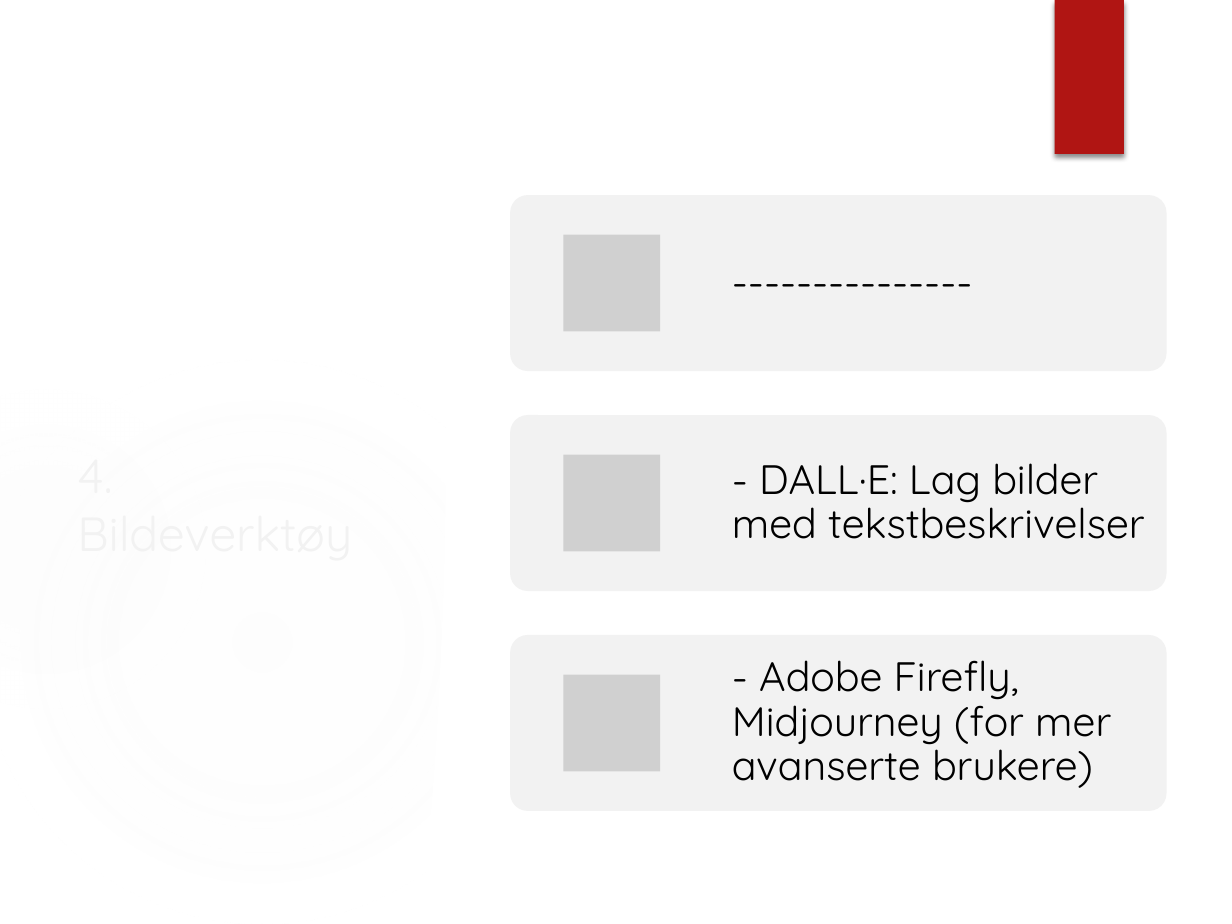
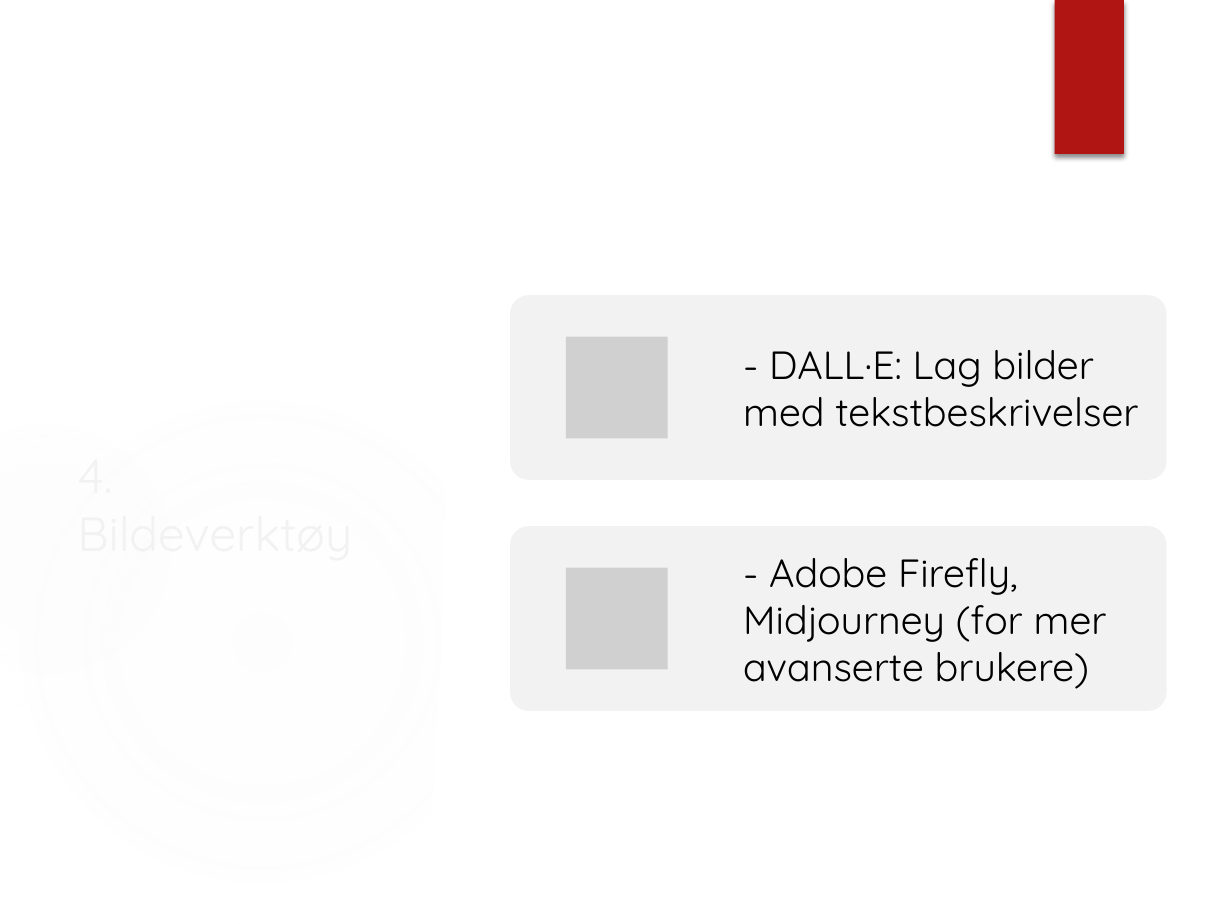
Before and after one commit to Cre8XF/cre8xf.dev, a slide deck: slide 5 of kurs/ai-for-nybegynnere/modul4-andre-verktøy/modul4.pptx. Drawn at 1232x924 pixels with LibreOffice and Linux fonts; fonts in the diff are those of the drawing; grey boxes stand for pictures; background and template pictures are left out. Boxes give left, top, right and bottom in pixels: in the first picture for what was removed or moved away, otherwise in the second. Text is boxed around its words. In the diff, an @@ line names an element or a change of style, - is before the commit and + after.

```diff
--- a/kurs/ai-for-nybegynnere/modul4-andre-verktøy/modul4.pptx
+++ b/kurs/ai-for-nybegynnere/modul4-andre-verktøy/modul4.pptx
@@ rounded rectangle: place and size @@
-rounded rectangle at [510, 195, 1167, 371]
+rounded rectangle at [510, 296, 1167, 480]
@@ text "- DALL·E: Lag bilder med ..." at [743, 350, 1138, 427]: size 24 to 23 pt; line spacing 0.9 to 1 @@
@@ text "- DALL·E: Lag bilder med ...": place and size @@
-text "- DALL·E: Lag bilder med ..." at [732, 463, 1145, 539]
+text "- DALL·E: Lag bilder med ..." at [743, 350, 1138, 427]
@@ picture added at [565, 336, 667, 437] @@
@@ rounded rectangle: place and size @@
-rounded rectangle at [510, 634, 1167, 811]
+rounded rectangle at [510, 526, 1167, 711]
@@ text "- Adobe Firefly, Midjourney (for ...": place and size @@
-text "- Adobe Firefly, Midjourney (for ..." at [732, 660, 1111, 788]
+text "- Adobe Firefly, Midjourney (for ..." at [743, 558, 1107, 689]
@@ text "- Adobe Firefly, Midjourney (for ..." at [743, 558, 1107, 689]: size 24 to 23 pt; line spacing 0.9 to 1 @@
@@ picture: place and size @@
-picture at [563, 455, 660, 552]
+picture at [565, 568, 667, 669]
@@ group removed at [510, 195, 1167, 772]: 2 pictures, 1 text, 1 rounded rectangle @@
----------------
```
Also in this commit, not shown: 4 other slides changed, 22 other files.
